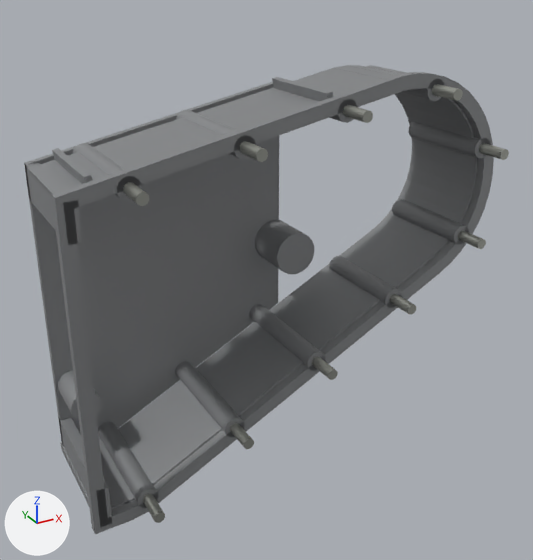
Before and after pictures for a commit that changed the glTF model porsche-911sc-engine/parts/chain-housing-right.glb.
The view is the same before and after, from a 50 mm camera at (53.0, -566.0, 110.0) aimed at (224.0, -255.0, -46.0). Lighting does not change. The marker at lower left points along +X, +Y and +Z. The picture after the commit comes second. Where no turn or scale is listed for an object, it has been applied to the vertices. Vertices at exactly the same position are counted once.

In view in the first picture: 'chain-housing-right:castAlu', 'chain-housing-right:zincPlate'.
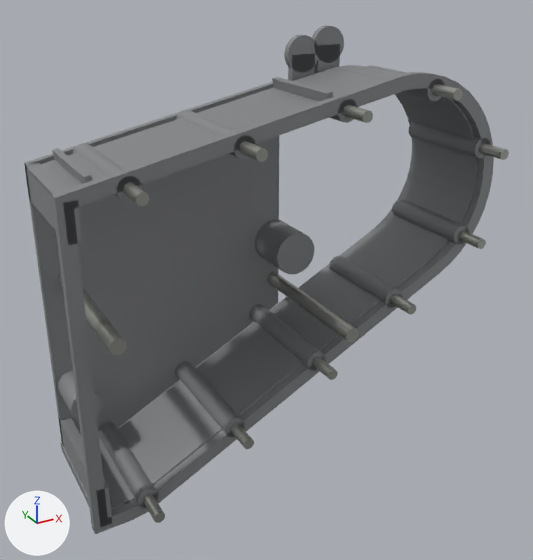
Where the newer file only moved an object's origin or applied its transform, the numbers keep the older frame.

The change, as a list of edits to the scene's bpy script:
```text
Change me_mesh_0:
    used by ob_chain_housing_right_castalu; location = (232.7, -247.0, -44.4)
    remove me_mesh_0.from_pydata(...)  # 722 vertices, 1272 faces; spans x -118.0..118.0, y -35.0..35.0, z -102.0..102.0
    add me_mesh_0.from_pydata(...)  # 838 vertices, 1488 faces; spans x -118.0..118.0, y -35.0..35.0, z -102.0..120.0
    me_mesh_0 part 1: a new loose piece, a 24-sided cylinder along y spanning x 23.8..42.8, y 26.9..30.9, z 96.9..115.9, in mat_castalu (grey #96989a)
    me_mesh_0 part 2: a new loose piece, a box spanning x 26.3..40.3, y 26.9..30.9, z 88.4..106.4, in mat_castalu (grey #96989a)
    me_mesh_0 part 3: a new loose piece, a 24-sided cylinder along y spanning x 39.8..58.8, y 26.9..30.9, z 100.9..119.9, in mat_castalu (grey #96989a)
    me_mesh_0 part 4: a new loose piece, a box spanning x 42.3..56.3, y 26.9..30.9, z 88.4..110.4, in mat_castalu (grey #96989a)
Change me_mesh_1:
    used by ob_chain_housing_right_zincplate; location = (241.6, -283.8, -43.5)
    remove me_mesh_1.from_pydata(...)  # 220 vertices, 400 faces; spans x -101.0..101.0, y -14.0..14.0, z -96.0..96.0
    add me_mesh_1.from_pydata(...)  # 264 vertices, 480 faces; spans x -115.0..101.0, y -14.0..72.0, z -96.0..96.0
    me_mesh_1 part 5: a new loose piece, a 10-sided cylinder along y spanning x -115.2..-107.9, y -14.4..71.8, z -0.4..7.3, in mat_zincplate (grey #b4b6ae)
    me_mesh_1 part 6: a new loose piece, a 10-sided cylinder along y spanning x 4.8..12.1, y -14.4..71.8, z -25.4..-17.7, in mat_zincplate (grey #b4b6ae)
```

Boxes (x1, y1, x2, y2) around the edits, measured in the pictures (533 x 560 px):
'chain-housing-right:castAlu', reshaped (9% taller)
    before: (24, 65, 494, 534)
    after: (24, 25, 494, 534)
'chain-housing-right:zincPlate', reshaped (17% wider)
    before: (123, 84, 509, 523)
    after: (58, 84, 509, 523)
part 1 of me_mesh_0, added
    after: (284, 35, 319, 73)
part 2 of me_mesh_0, added
    after: (288, 54, 315, 81)
part 3 of me_mesh_0, added
    after: (312, 25, 344, 63)
part 4 of me_mesh_0, added
    after: (314, 44, 340, 74)
part 5 of me_mesh_1, added
    after: (58, 274, 126, 355)
part 6 of me_mesh_1, added
    after: (267, 272, 359, 342)
